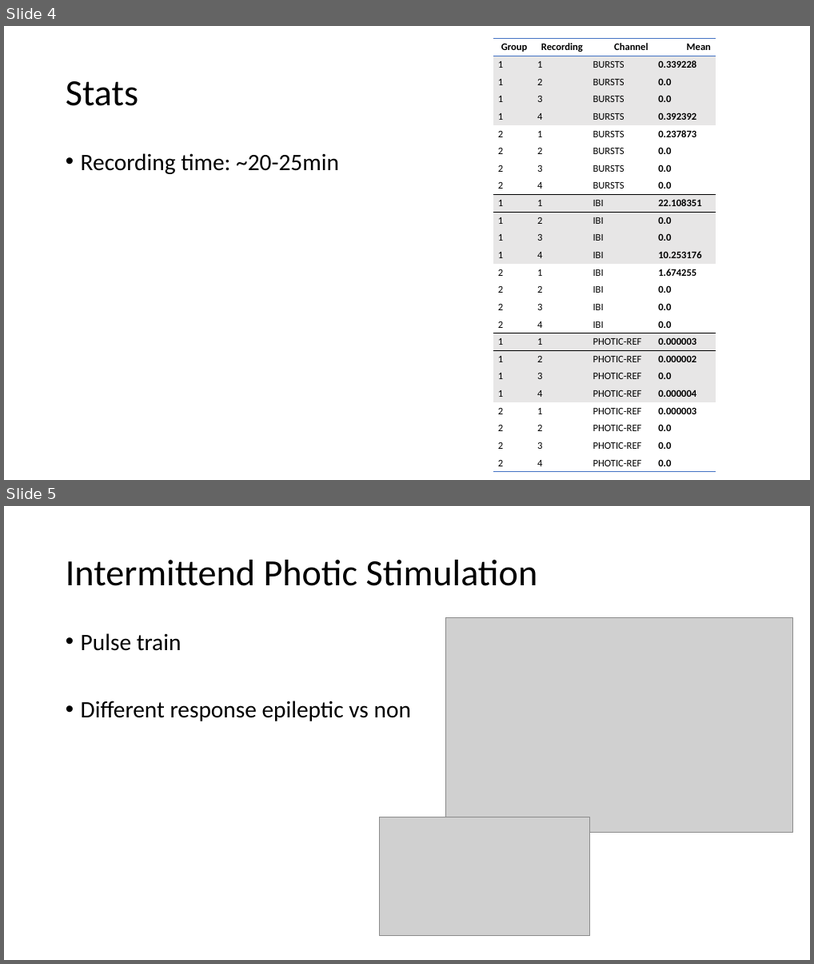
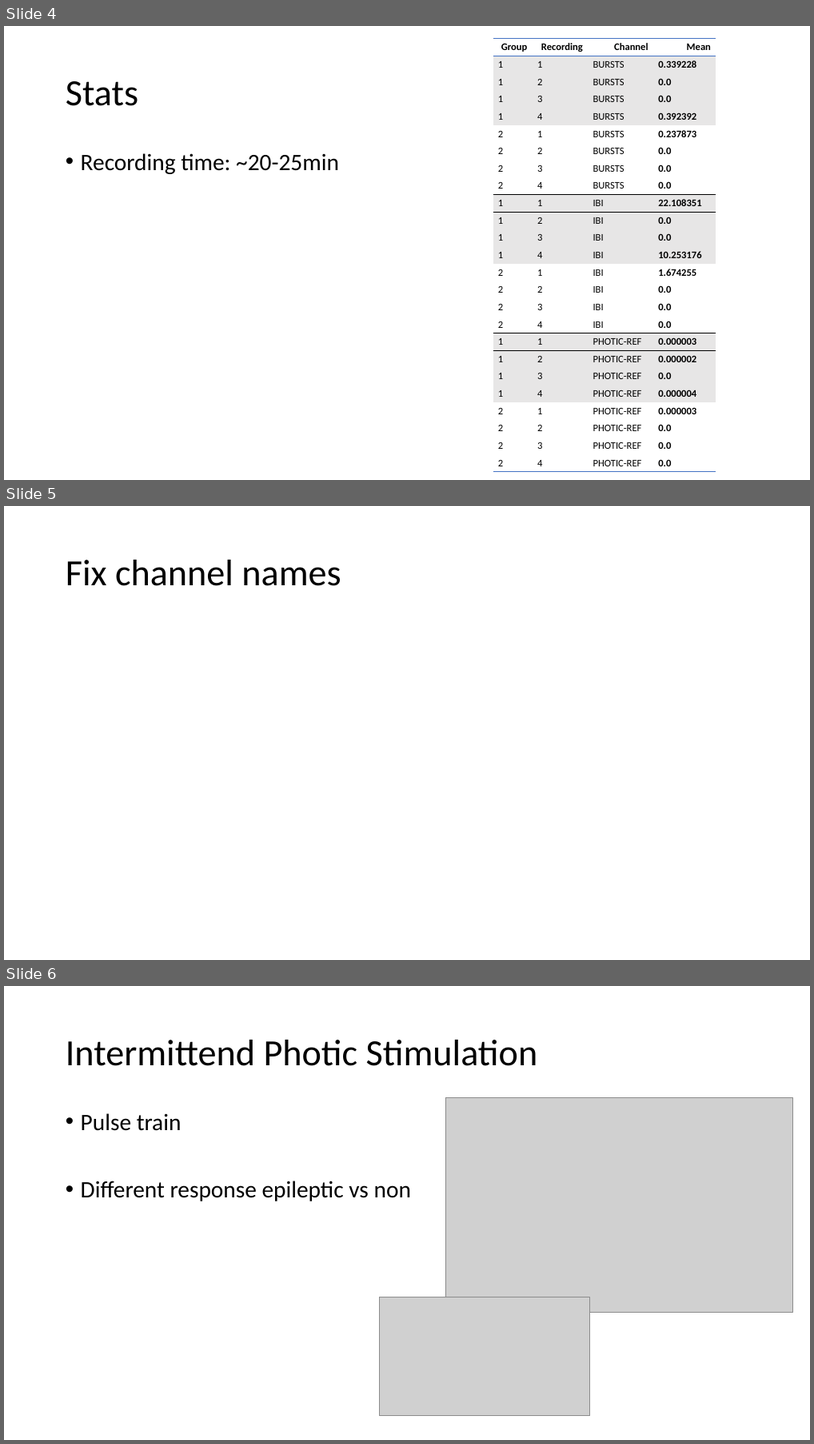
Before and after one commit to JeroenBuil/deegtal_coding_task, a slide deck: reports/dEEGtal interview presentation - Jeroen Buil.pptx. Shown one above the other, each under a label of ours: slides 4 and 5 before the commit, slides 4, 5 and 6 after it. The pictures are 814x964 and 814x1444 pixels, drawn with LibreOffice and Linux fonts; fonts in the diff are those of the drawing; grey boxes stand for pictures. Boxes give left, top, right and bottom in pixels: in the first picture for what was removed or moved away, otherwise in the second. Text is boxed around its words. In the diff, an @@ line names an element or a change of style, - is before the commit and + after.

```diff
--- a/reports/dEEGtal interview presentation - Jeroen Buil.pptx
+++ b/reports/dEEGtal interview presentation - Jeroen Buil.pptx
@@ slide 5 added at (x1=4, y1=506, x2=810, y2=960), background #FFFFFF @@
@@ title added at (x1=66, y1=560, x2=341, y2=586), 44 pt, text #000000 @@
+Fix channel names
@@ what was slide 5 is now slide 6 @@
```
Also in this commit, not shown: 1 other slide added, 1 other file.
